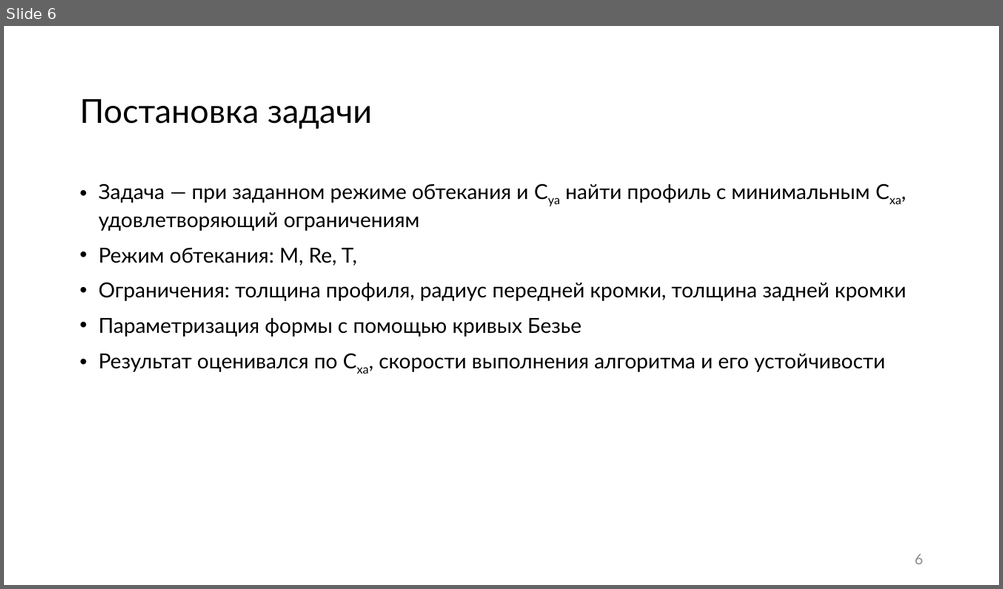
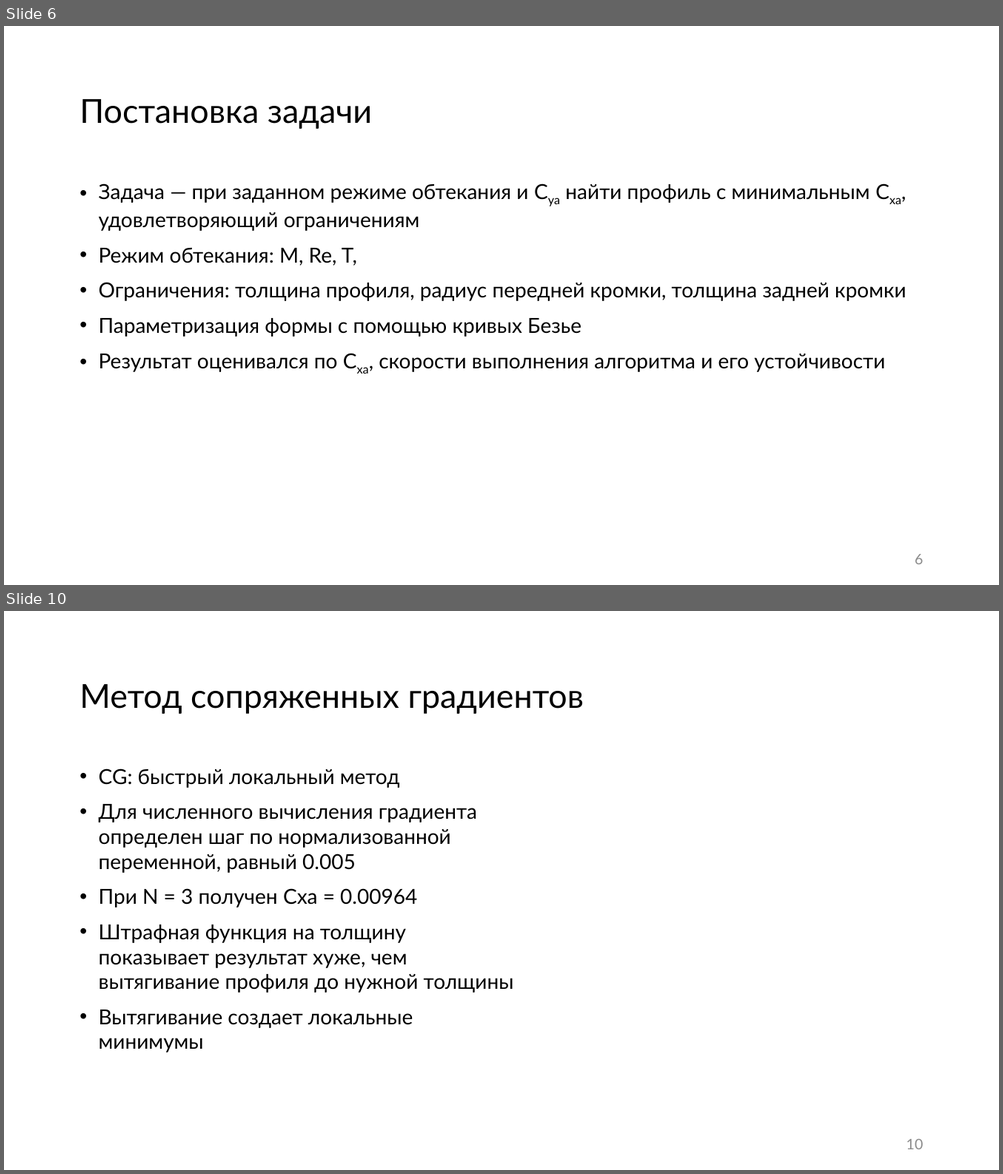
Before and after one commit to 737CMD/Diploma_bac, a slide deck: results/Тексты/Презентация_ВКР Черных.pptx. Shown one above the other, each under a label of ours: slide 6 before the commit, slides 6 and 10 after it; the slides between them are not shown. The pictures are 1003x589 and 1003x1174 pixels, drawn with LibreOffice and Linux fonts; fonts in the diff are those of the drawing; background and template pictures are left out. Boxes give left, top, right and bottom in pixels: in the first picture for what was removed or moved away, otherwise in the second. Text is boxed around its words. In the diff, an @@ line names an element or a change of style, - is before the commit and + after.

```diff
--- a/results/Тексты/Презентация_ВКР Черных.pptx
+++ b/results/Тексты/Презентация_ВКР Черных.pptx
@@ slide 10 added at [4,611,999,1170], background #FFFFFF @@
@@ title added at [79,684,584,714], 32 pt, text #000000 @@
+Метод сопряженных градиентов
@@ text added at [99,769,514,1053], 20 pt, text #000000 @@
+• CG: быстрый локальный метод
+• Для численного вычисления градиента определен шаг по нормализованной переменной, равный 0.005
+• При N = 3 получен Cxa = 0.00964
+• Штрафная функция на толщину показывает результат хуже, чем вытягивание профиля до нужной толщины
+• Вытягивание создает локальные минимумы
@@ page number added at [906,1139,923,1150], 14 pt, text #8C8C8C @@
+10
```
Also in this commit, not shown: 3 slides changed, 4 other slides added, 2 slides removed.
